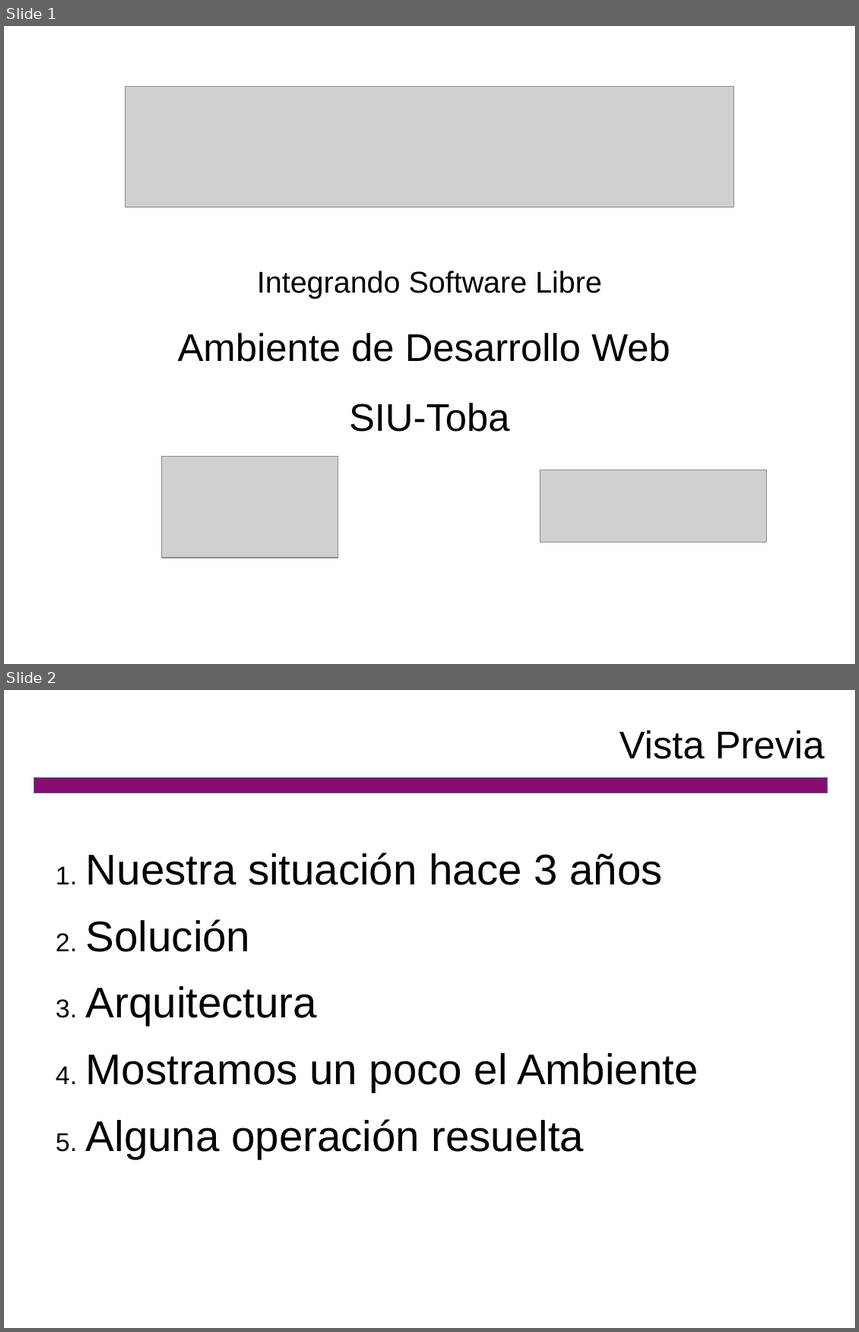
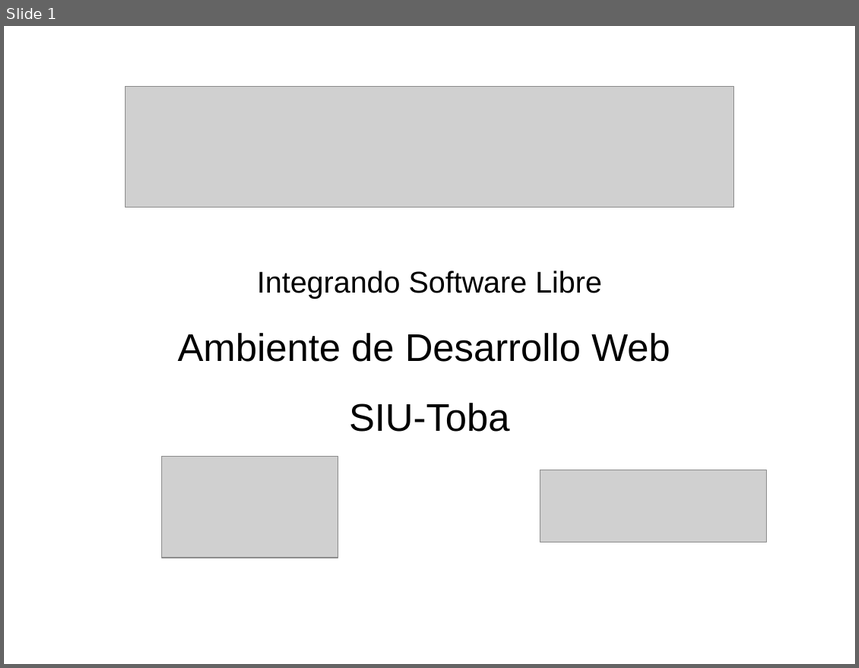
Before and after one commit to SIU-Toba/framework, a slide deck: doc/presentacion/CafeConf2006.odp. Shown one above the other, each under a label of ours: slides 1 and 2 before the commit, slide 1 after it. The pictures are 859x1332 and 859x668 pixels, drawn with LibreOffice and Linux fonts; fonts in the diff are those of the drawing; grey boxes stand for pictures; background and template pictures are left out. Boxes give left, top, right and bottom in pixels: in the first picture for what was removed or moved away, otherwise in the second. Text is boxed around its words. In the diff, an @@ line names an element or a change of style, - is before the commit and + after.

```diff
--- a/doc/presentacion/CafeConf2006.odp
+++ b/doc/presentacion/CafeConf2006.odp
@@ slide 2 removed at (4, 690, 855, 1328), background #FFFFFF @@
@@ title removed at (620, 730, 825, 759) @@
-Vista Previa
@@ rectangle removed at (34, 778, 828, 793) @@
@@ text removed at (86, 853, 698, 1159) @@
-1. Nuestra situación hace 3 años
-2. Solución
-3. Arquitectura
-4. Mostramos un poco el Ambiente
-5. Alguna operación resuelta
```
Also in this commit, not shown: 9 slides added, 4 other slides removed, 1 other file.
